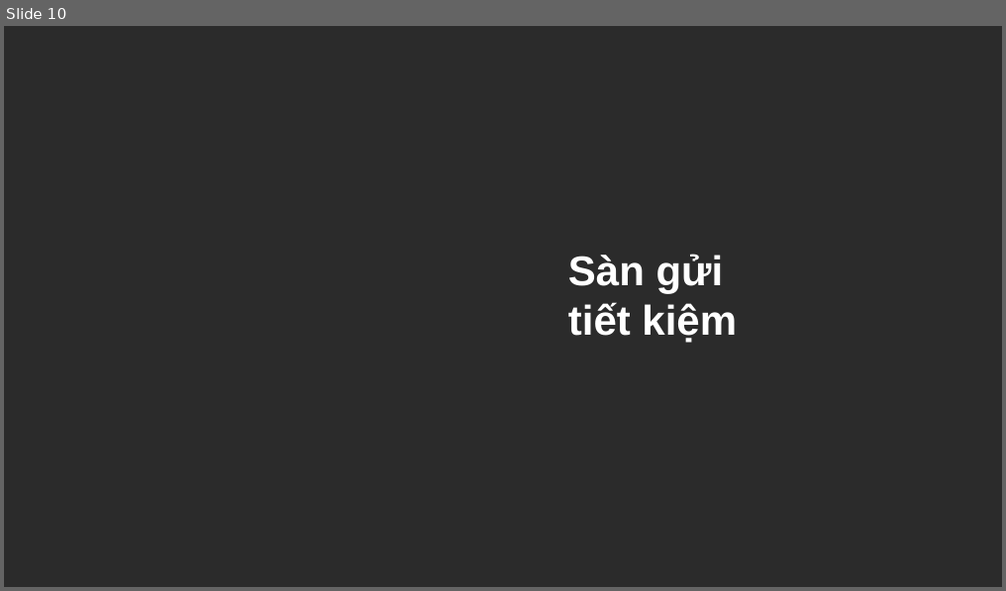
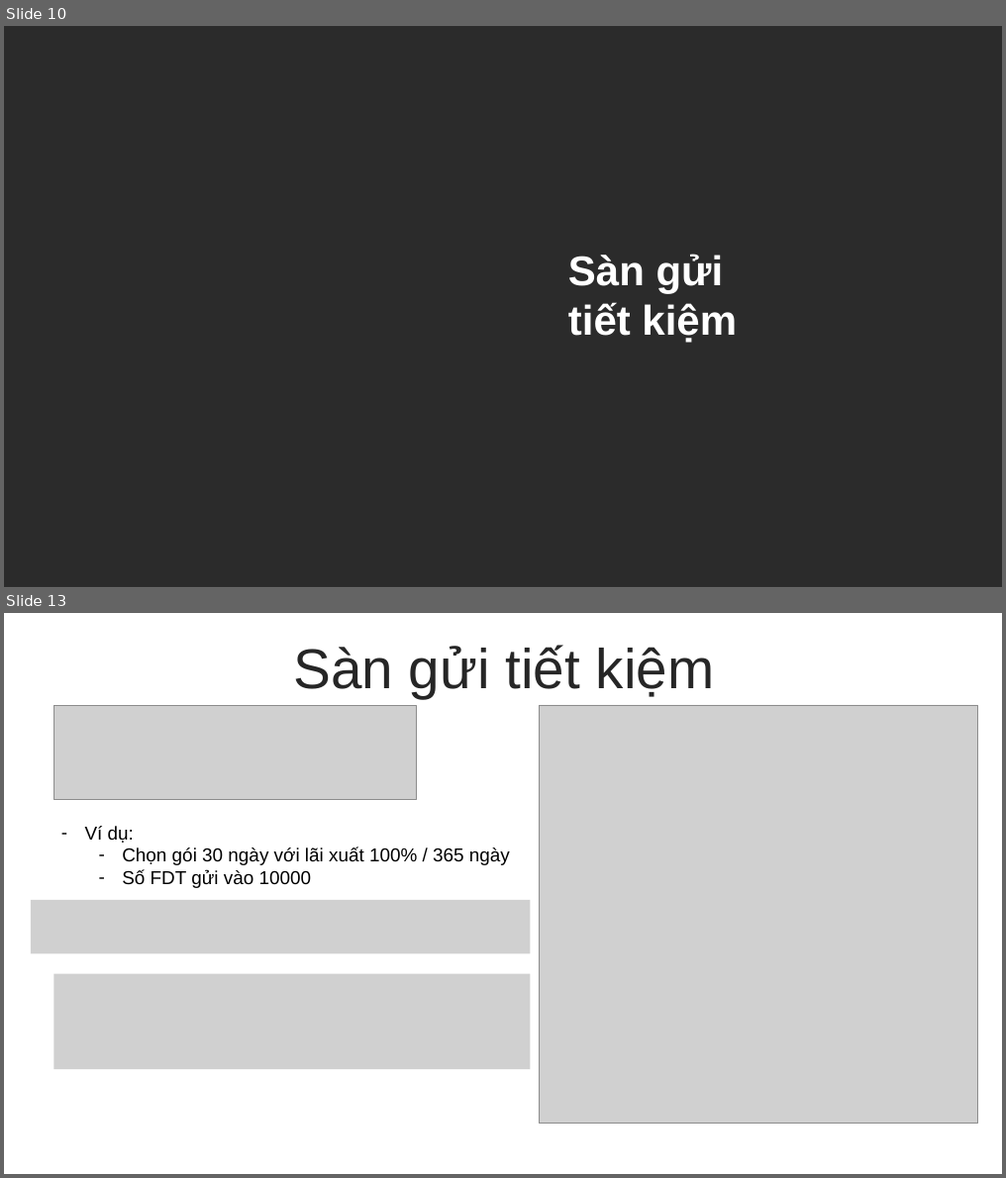
Before and after one commit to augustusflynn/Fishdom_DEFI_Project, a slide deck: FishdomDEFI.pptx. Shown one above the other, each under a label of ours: slide 10 before the commit, slides 10 and 13 after it; the slides between them are not shown. The pictures are 1006x591 and 1006x1178 pixels, drawn with LibreOffice and Linux fonts; fonts in the diff are those of the drawing; grey boxes stand for pictures; background and template pictures are left out; a plain dark background stands for a picture behind light text. Boxes give left, top, right and bottom in pixels: in the first picture for what was removed or moved away, otherwise in the second. Text is boxed around its words. In the diff, an @@ line names an element or a change of style, - is before the commit and + after.

```diff
--- a/FishdomDEFI.pptx
+++ b/FishdomDEFI.pptx
@@ slide 13 added at (4,613,1002,1174), background #FFFFFF @@
@@ text added at (293,645,715,698), 54 pt, text #262626 @@
+Sàn gửi tiết kiệm
@@ picture added at (54,705,417,800) @@
@@ picture added at (540,705,978,1124) @@
@@ text added at (85,826,510,888), 18 pt, text #000000 @@
+– Ví dụ:
+  – Chọn gói 30 ngày với lãi xuất 100% / 365 ngày
+  – Số FDT gửi vào 10000
@@ picture added at (30,900,531,954) @@
@@ picture added at (54,973,531,1069) @@
```
Also in this commit, not shown: 3 slides changed, 9 other slides added, 2 slides removed, 1 other file.
